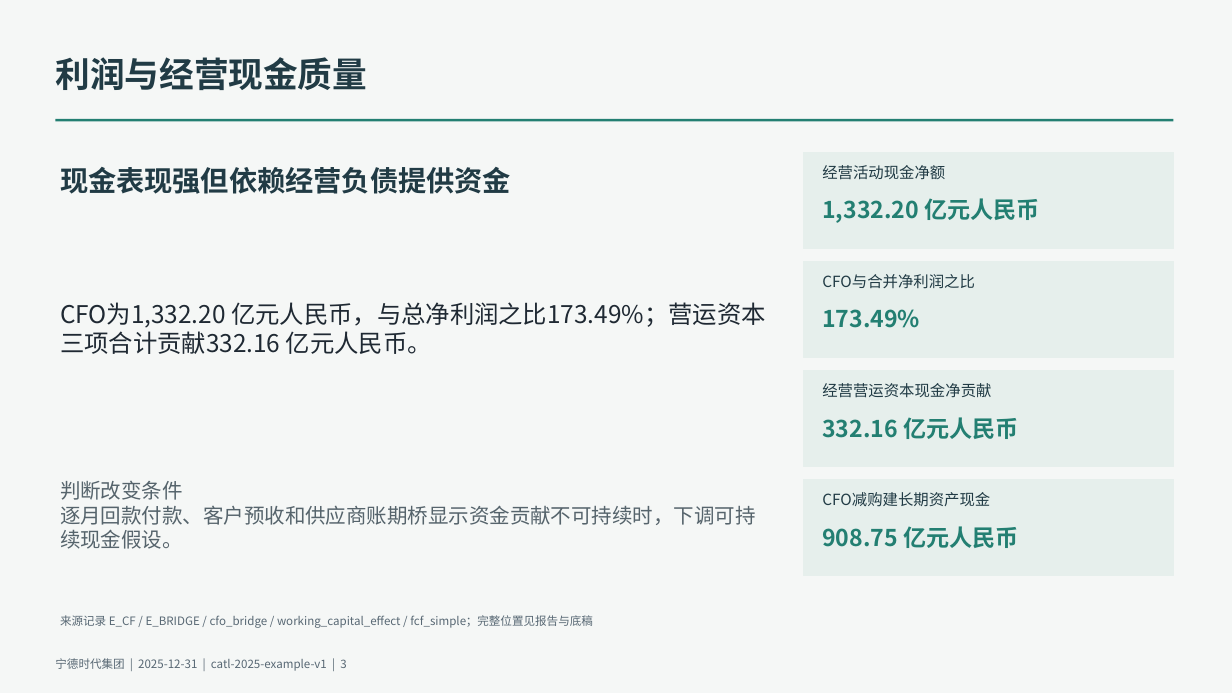
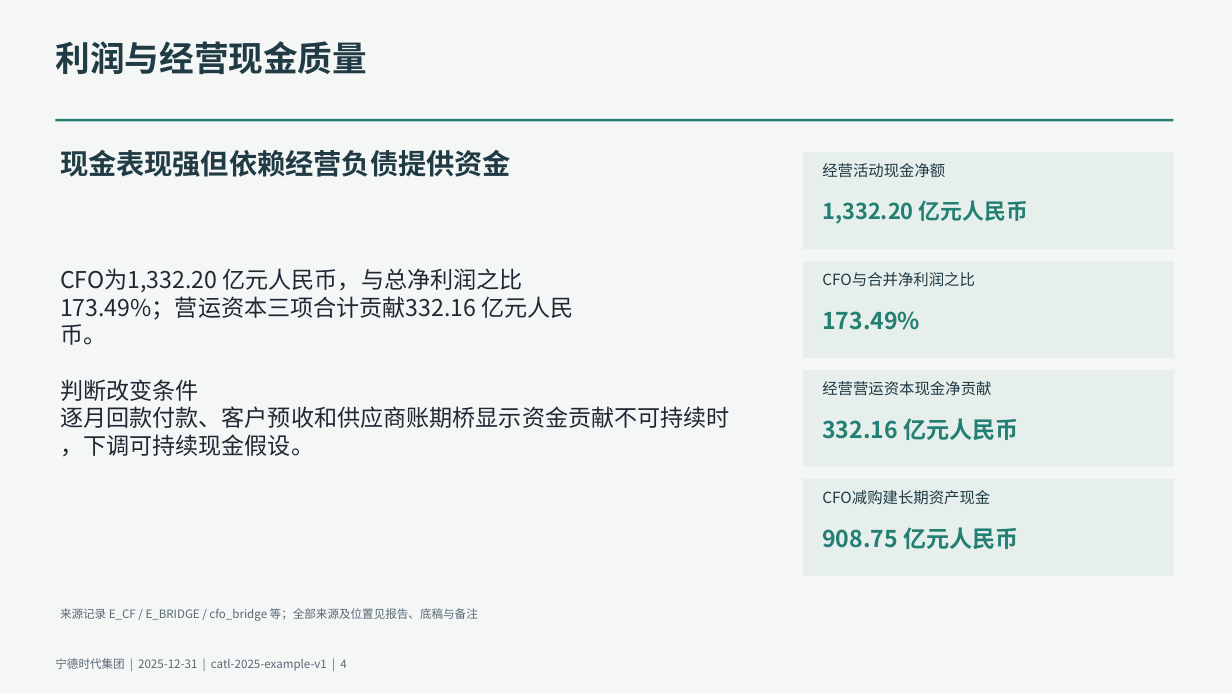
Before and after one commit to qingkongwanli0l/annual-report-analysis, a slide deck: slide 4 of examples/catl-2025/deliverables/presentation.pptx (slide 3 before the commit). Drawn at 1232x693 pixels with LibreOffice and Linux fonts; fonts in the diff are those of the drawing. Boxes give left, top, right and bottom in pixels: in the first picture for what was removed or moved away, otherwise in the second. Text is boxed around its words. In the diff, an @@ line names an element or a change of style, - is before the commit and + after.

```diff
--- a/examples/catl-2025/deliverables/presentation.pptx
+++ b/examples/catl-2025/deliverables/presentation.pptx
@@ text "1,332.20 亿元人民币" at bbox=[822, 200, 1028, 224]: size 18 to 17 pt; vertical alignment middle to top @@
@@ vertical alignment middle to top in 9 elements at bbox=[55, 41, 367, 74], bbox=[822, 272, 975, 287], bbox=[822, 381, 991, 396], bbox=[822, 490, 990, 505], bbox=[822, 163, 945, 178], bbox=[822, 311, 920, 330], bbox=[60, 150, 511, 177], bbox=[60, 608, 478, 621], bbox=[60, 268, 730, 457] @@
@@ text at bbox=[60, 268, 574, 345]: paragraphs added @@
+CFO为1,332.20 亿元人民币，与总净利润之比
+173.49%；营运资本三项合计贡献332.16 亿元人民
+币。
@@ text "CFO为1,332.20 亿元人民币，与总净利润之比": place and size @@
-text "CFO为1,332.20 亿元人民币，与总净利润之比" at bbox=[60, 481, 756, 549]
+text "CFO为1,332.20 亿元人民币，与总净利润之比" at bbox=[60, 268, 730, 457]
@@ text removed at bbox=[60, 302, 766, 354] @@
-CFO为1,332.20 亿元人民币，与总净利润之比173.49%；营运资本三项合计贡献332.16 亿元人民币。
@@ text at bbox=[60, 379, 199, 401]: size 16 to 18 pt, text colour #56646C to #1F2933 in "判断改变条件" @@
@@ text at bbox=[60, 406, 730, 457]: text changed; size 16 to 18 pt; text colour #56646C to #1F2933 @@
-逐月回款付款、客户预收和供应商账期桥显示资金贡献不可持续时，下调可持续现金假设。
+逐月回款付款、客户预收和供应商账期桥显示资金贡献不可持续时
+，下调可持续现金假设。
@@ text at bbox=[60, 608, 478, 621]: text changed @@
-来源记录 E_CF / E_BRIDGE / cfo_bridge / working_capital_effect / fcf_simple；完整位置见报告与底稿
+来源记录 E_CF / E_BRIDGE / cfo_bridge 等；全部来源及位置见报告、底稿与备注
@@ text at bbox=[55, 658, 346, 671]: text changed @@
-宁德时代集团 | 2025-12-31 | catl-2025-example-v1 | 3
+宁德时代集团 | 2025-12-31 | catl-2025-example-v1 | 4
```
Also in this commit, not shown: 8 other slides changed, 1 slide added, 13 other files.
